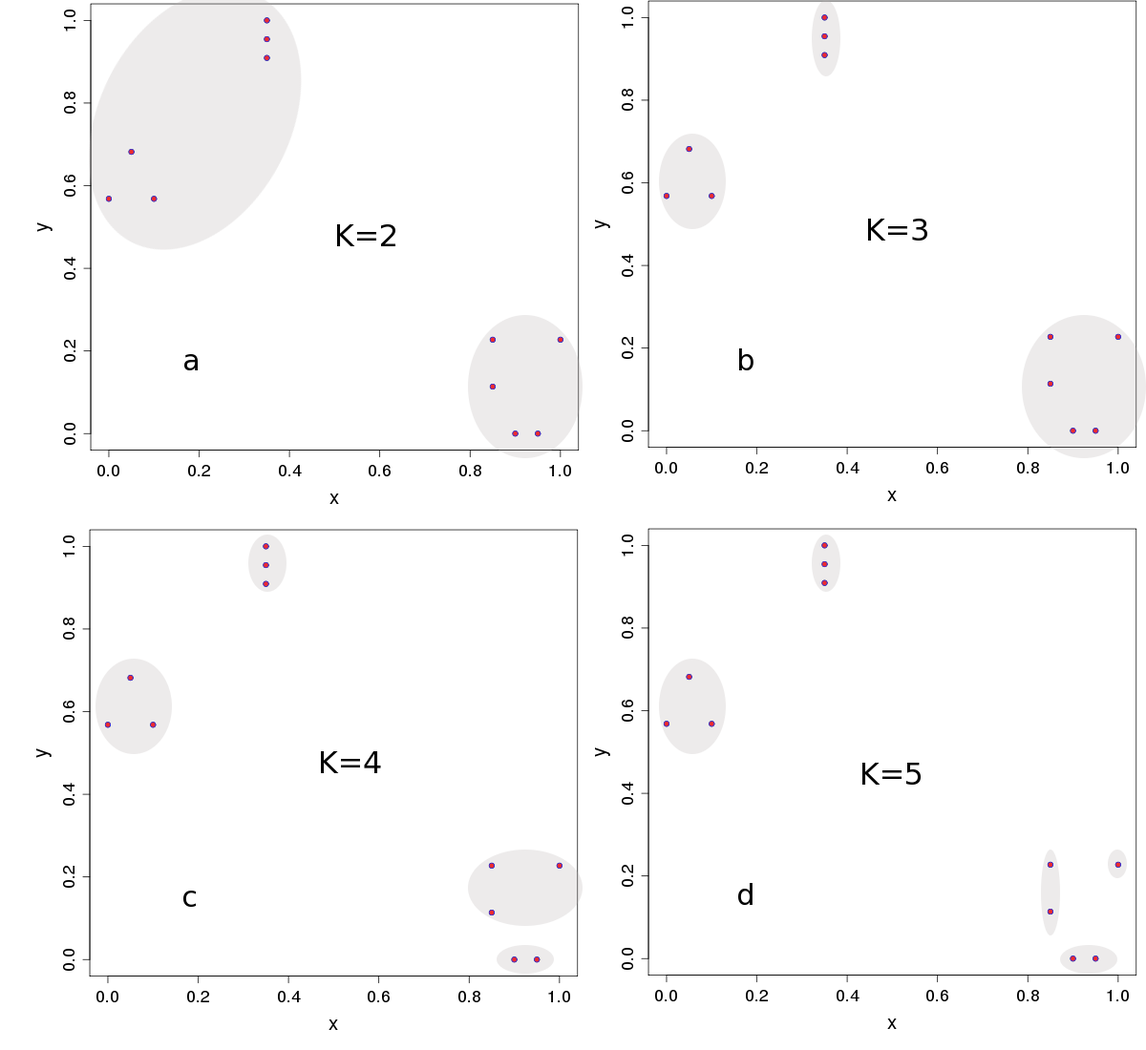
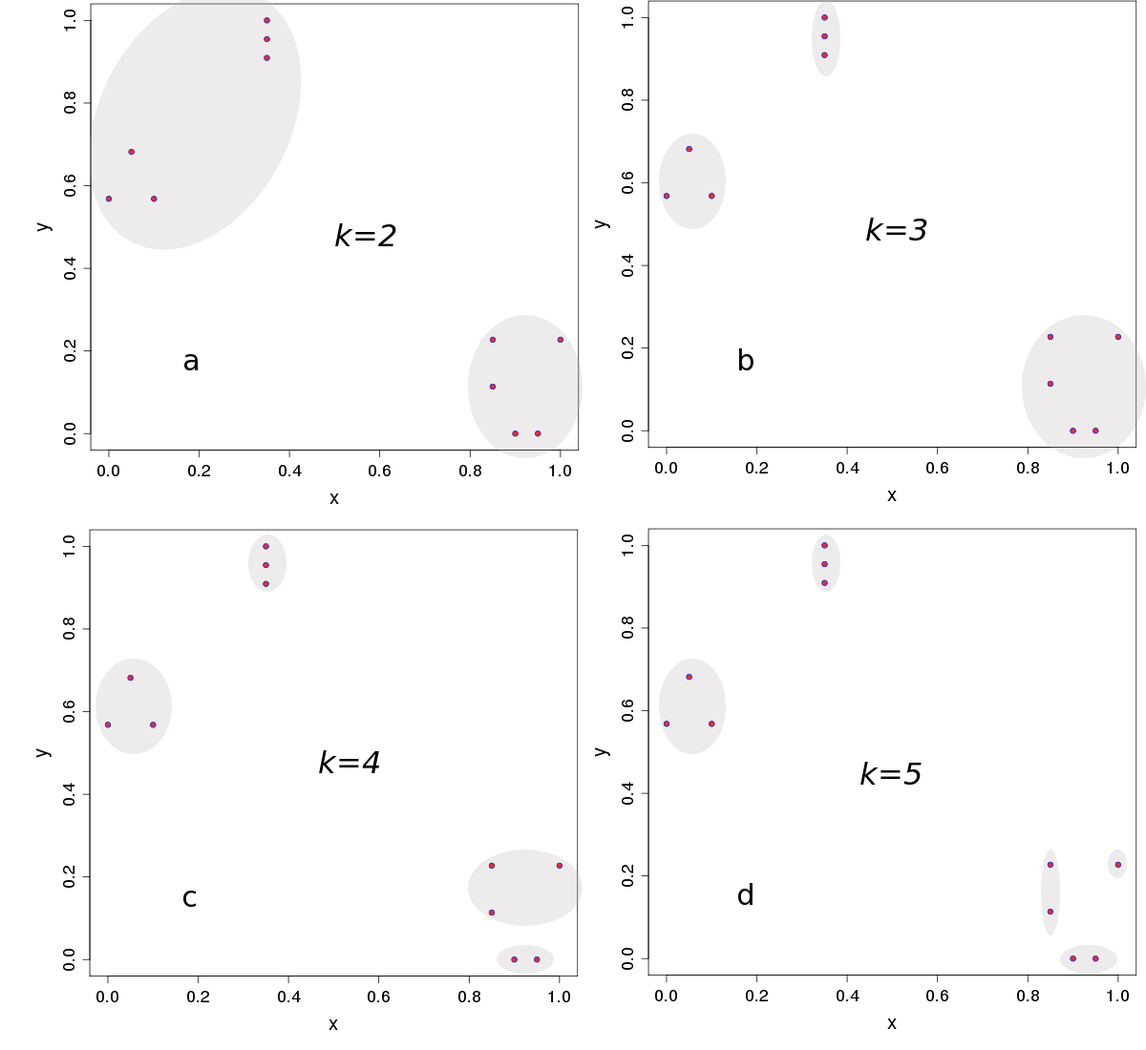
Comparing the layer stacks of the two w=1146, h=1050 images. Changes:
renamed "K=4" to "k=4", painted on it over [318, 750, 381, 774]
renamed "K=5" to "k=5", painted on it over [860, 761, 922, 785]
renamed "K=3" to "k=3", painted on it over [866, 217, 928, 241]
renamed "K=2" to "k=2", painted on it over [335, 223, 397, 247]
